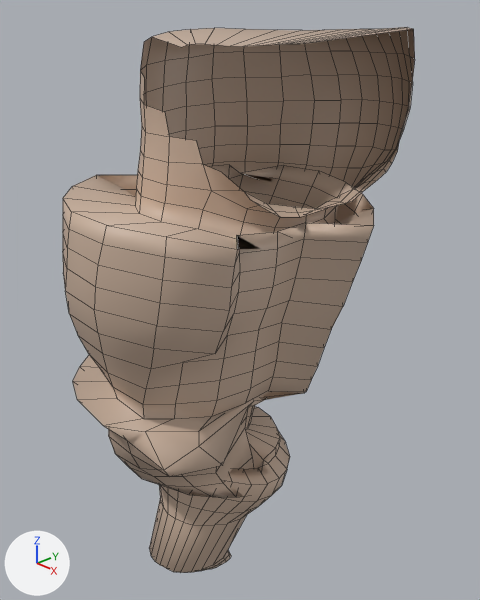
Before and after pictures for a commit that changed the Blender file blender_models/Leg/leg.blend.
Rendered twice from a 50 mm lens placed at (0.683, -0.666, 1.022), pointed at (-0.127, 0.097, 0.534). The lights are fixed; the arrows at lower left show +X, +Y and +Z. Shape keys are drawn at the values saved in each file. Mesh edges are drawn as thin lines.

Names of what the first picture shows: 'humonculus-base'.
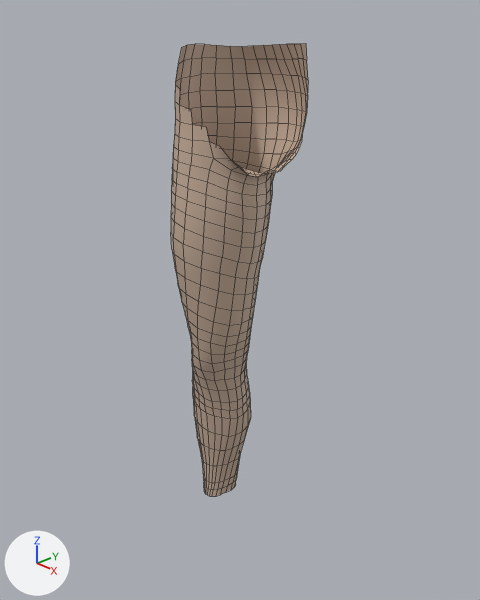
The change in detail:
In shape key 'Lower Leg' (key_0_lower_leg), value goes from 1.0 to 0.0.
In shape key 'Knee' (key_1_knee), value goes from 1.0 to 0.0.
In shape key 'Upper Leg' (key_2_upper_leg), value goes from 1.0 to 0.0.
In shape key 'Ass' (key_3_ass), value goes from 1.0 to 0.0.

Changed parts and their boxes [x1, y1, x2, y2] in the pictures (480 x 600 px):
'humonculus-base', reshaped (61% narrower, 17% shorter): before [63, 27, 415, 573]; after [171, 43, 308, 496]
